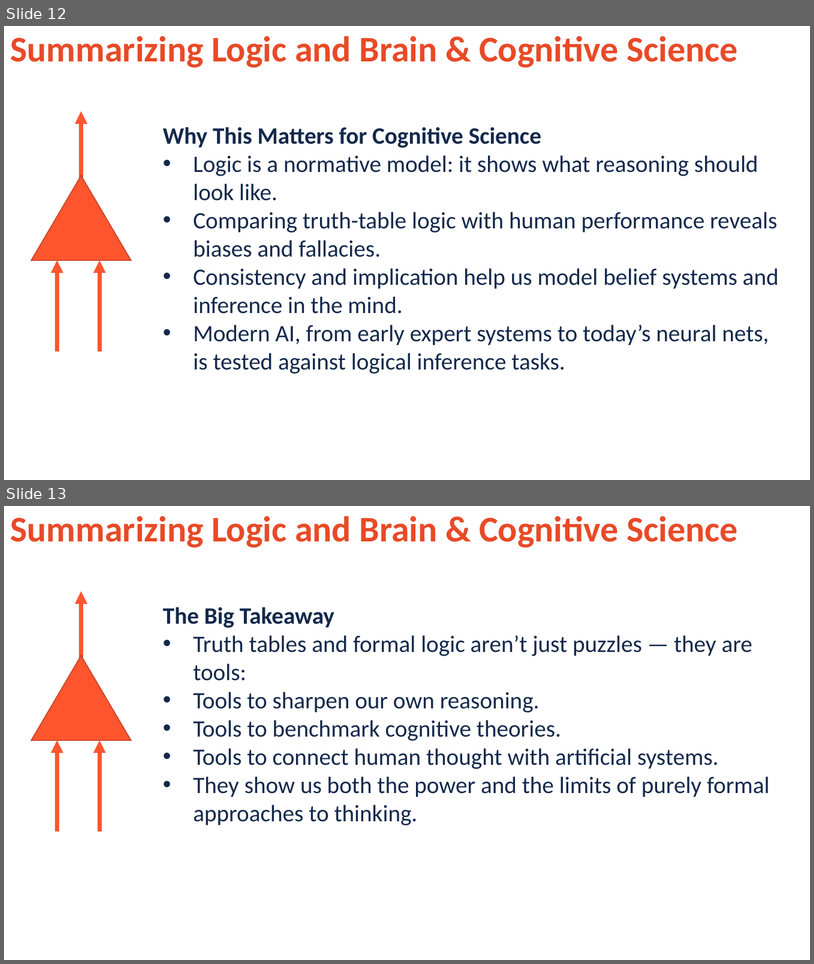
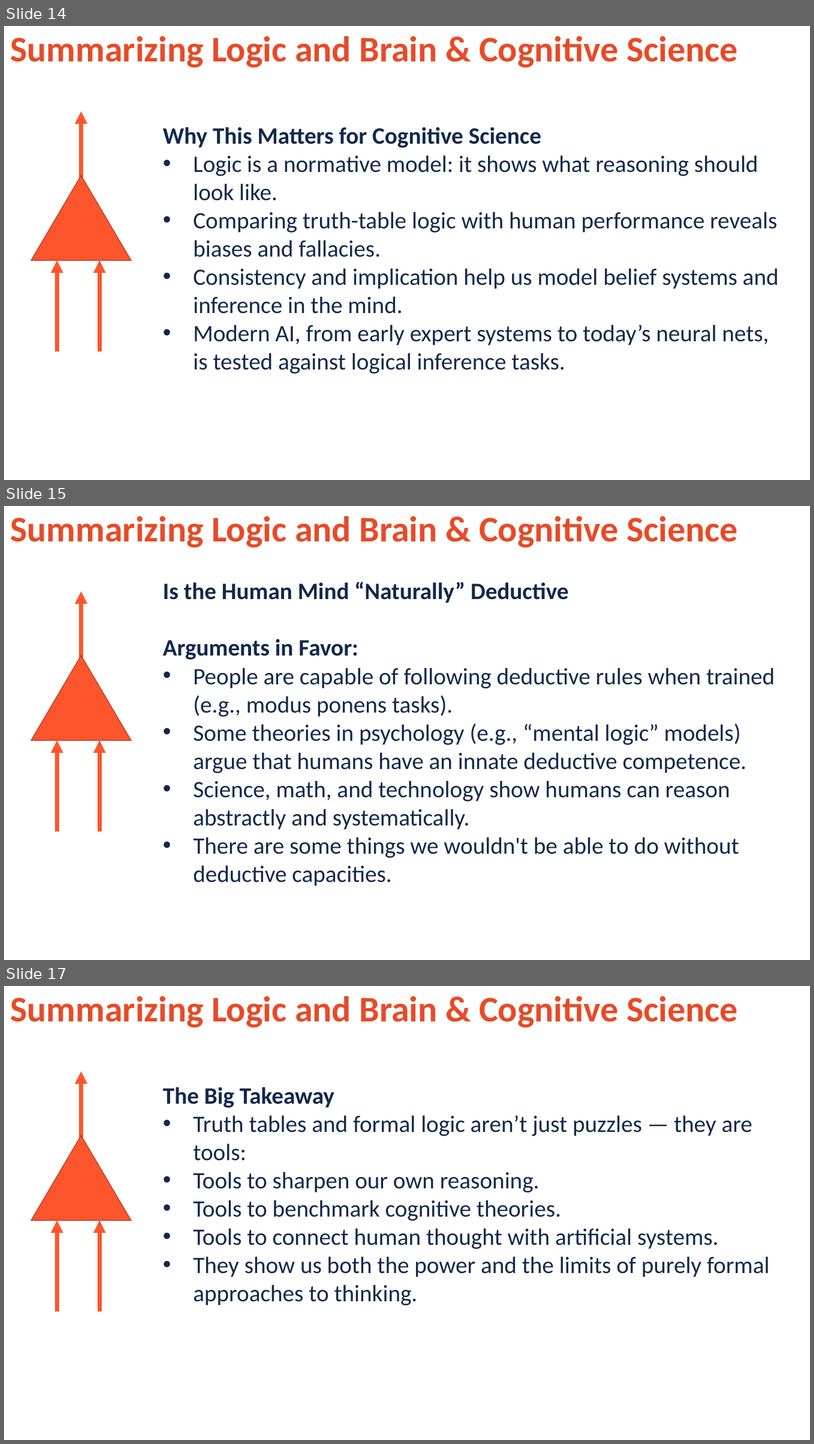
Before and after one commit to jonwillits/intro_to_bcs, a slide deck: logic/logic_lecture_3.pptx. Shown one above the other, each under a label of ours: slides 12 and 13 before the commit, slides 14, 15 and 17 after it; the slides between them are not shown. The pictures are 814x964 and 814x1444 pixels, drawn with LibreOffice and Linux fonts; fonts in the diff are those of the drawing; background and template pictures are left out. Boxes give left, top, right and bottom in pixels: in the first picture for what was removed or moved away, otherwise in the second. Text is boxed around its words. In the diff, an @@ line names an element or a change of style, - is before the commit and + after.

```diff
--- a/logic/logic_lecture_3.pptx
+++ b/logic/logic_lecture_3.pptx
@@ slide 15 added at <box>4,506,810,960</box>, background picture (left out) @@
@@ text added at <box>10,516,738,547</box>, 42.9 pt, text #E84A27, bold @@
+Summarizing Logic and Brain & Cognitive Science
@@ arrow added from (81, 682) to (81, 591), #FF552E 5 pt @@
@@ text added at <box>163,582,775,886</box>, 28 pt, text #13284B @@
+Is the Human Mind “Naturally” Deductive
+Arguments in Favor:
+• People are capable of following deductive rules when trained (e.g., modus ponens tasks).
+• Some theories in psychology (e.g., “mental logic” models) argue that humans have an innate deductive competence.
+• Science, math, and technology show humans can reason abstractly and systematically.
+• There are some things we wouldn't be able to do without deductive capacities.
@@ triangle added at <box>31,655,131,740</box>, fill #FF552E, outline #BD3F22 1 pt @@
@@ arrow added from (57, 831) to (57, 740), #FF552E 5 pt @@
@@ arrow added from (99, 831) to (99, 740), #FF552E 5 pt @@
@@ what was slide 12 is now slide 14 @@
@@ what was slide 13 is now slide 17 @@
```
Also in this commit, not shown: 3 other slides added, 4 other files.
